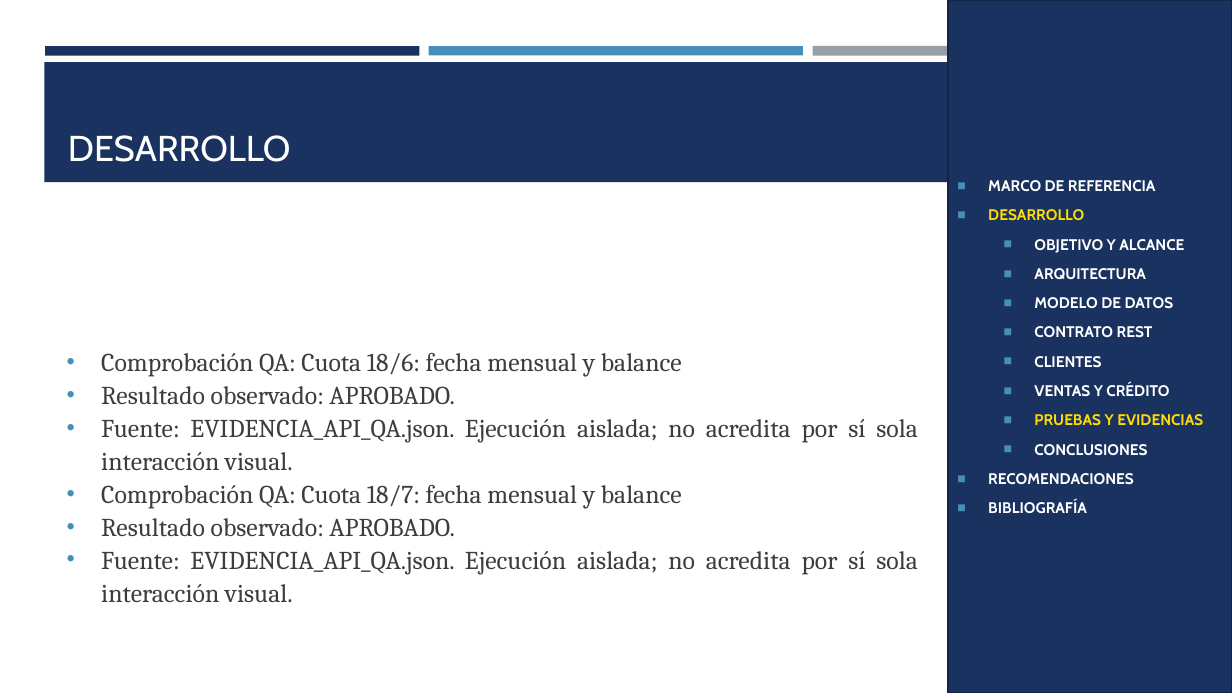
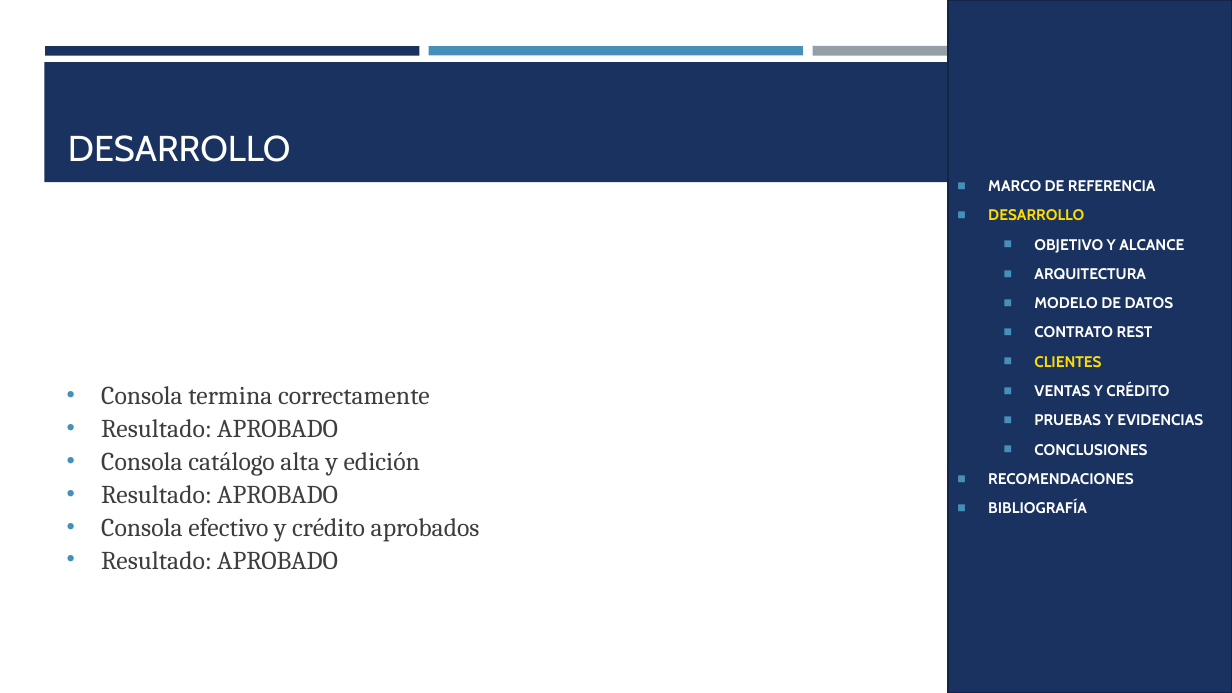
Before and after one commit to gamurigm/examen-arq-1, a slide deck: slide 48 of 05. DOCUMENTACION/02. PRESENTACION/PRESENTACION_CELULAR_BDDLOCAL_RESTFUL_DOTNET_GR09.pptx. Drawn at 1232x693 pixels with LibreOffice and Linux fonts; fonts in the diff are those of the drawing. Boxes give left, top, right and bottom in pixels: in the first picture for what was removed or moved away, otherwise in the second. Text is boxed around its words. In the diff, an @@ line names an element or a change of style, - is before the commit and + after.

```diff
--- a/05. DOCUMENTACION/02. PRESENTACION/PRESENTACION_CELULAR_BDDLOCAL_RESTFUL_DOTNET_GR09.pptx
+++ b/05. DOCUMENTACION/02. PRESENTACION/PRESENTACION_CELULAR_BDDLOCAL_RESTFUL_DOTNET_GR09.pptx
@@ text in rectangle at (x1=1034, y1=356, x2=1203, y2=426): text colour #FFFFFF to #FFDC00 in "CLIENTES"; text colour #FFDC00 to #FFFFFF in "PRUEBAS Y EVIDENCIAS" @@
@@ text at (x1=101, y1=386, x2=480, y2=570): text changed @@
-• Comprobación QA: Cuota 18/6: fecha mensual y balance
-• Resultado observado: APROBADO.
-• Fuente: EVIDENCIA_API_QA.json. Ejecución aislada; no acredita por sí sola interacción visual.
-• Comprobación QA: Cuota 18/7: fecha mensual y balance
-• Resultado observado: APROBADO.
-• Fuente: EVIDENCIA_API_QA.json. Ejecución aislada; no acredita por sí sola interacción visual.
+• Consola termina correctamente
+• Resultado: APROBADO
+• Consola catálogo alta y edición
+• Resultado: APROBADO
+• Consola efectivo y crédito aprobados
+• Resultado: APROBADO
```
Also in this commit, not shown: 39 other slides changed, 9 slides removed, 7 other files.
